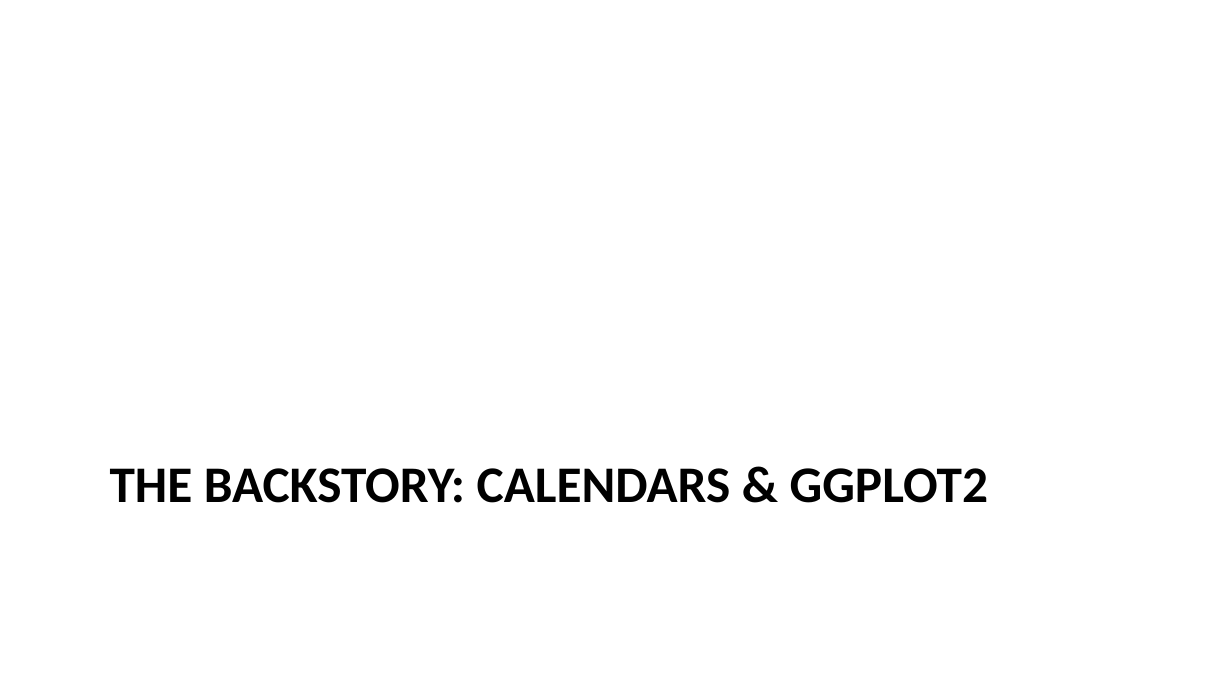
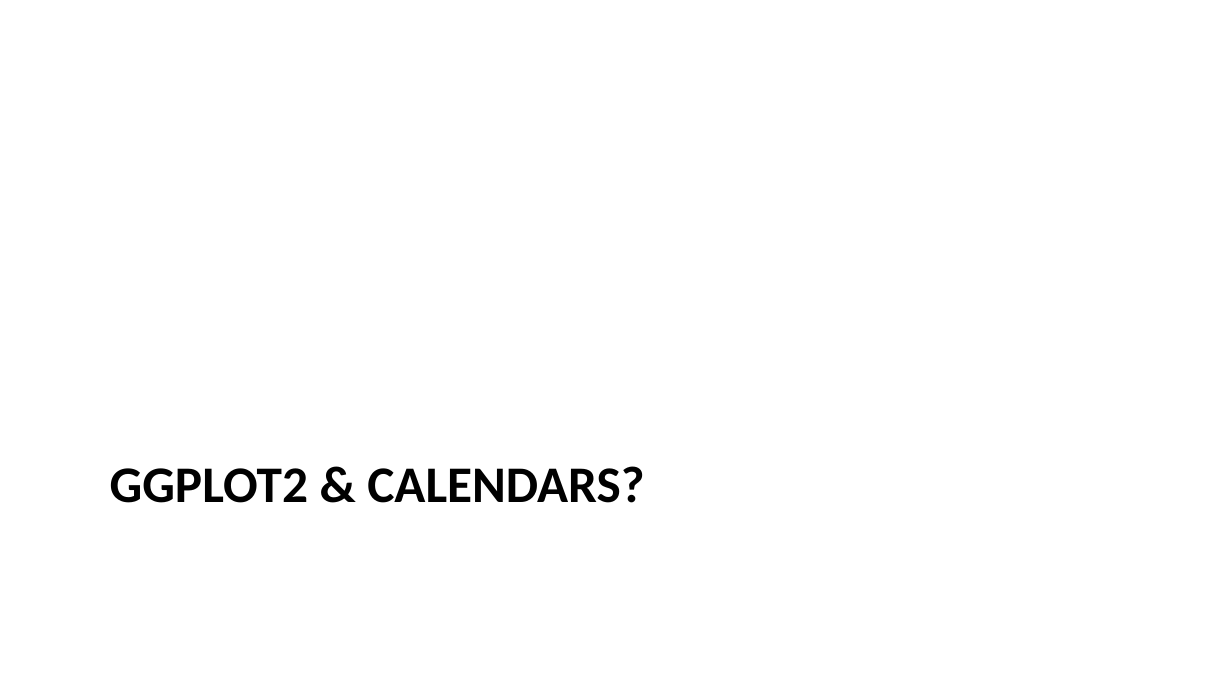
Before and after one commit to cynthiahqy/positconf2026, a slide deck: slide 2 of slides-v2.pptx. Drawn at 1232x693 pixels with LibreOffice and Linux fonts; fonts in the diff are those of the drawing. Boxes give left, top, right and bottom in pixels: in the first picture for what was removed or moved away, otherwise in the second. Text is boxed around its words. In the diff, an @@ line names an element or a change of style, - is before the commit and + after.

```diff
--- a/slides-v2.pptx
+++ b/slides-v2.pptx
@@ title at (110,466,644,503): text changed @@
-THE BACKSTORY: CALENDARS & GGPLOT2
+GGPLOT2 & CALENDARS?
```
Also in this commit, not shown: 8 other slides changed, 6 slides added, 3 slides removed, 8 other files.
